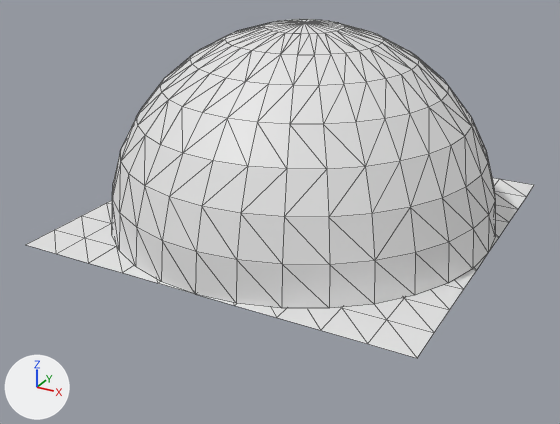
The FBX model Resources/skySphere/skySphere.fbx, before and after one commit.
Both versions are drawn from a 50 mm lens placed at (86.4, -169.4, 83.3), pointed at (-5.2, -2.8, 0.1). Every picture has the same lights, and +X, +Y and +Z are marked at lower left. Mesh edges are drawn as thin lines. Materials are left out; every surface is plain grey. Where no turn or scale is listed for an object, it has been applied to the vertices. Vertices at the same position are counted once.
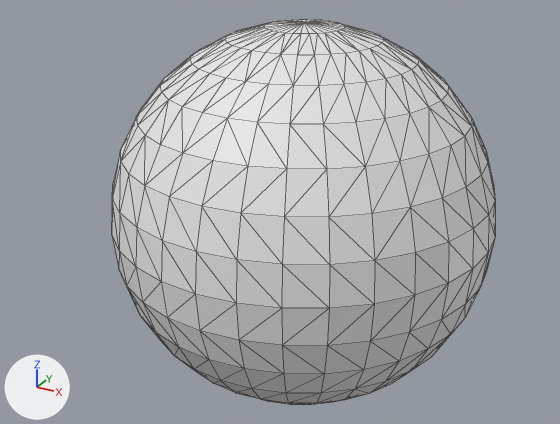
The newer file is also rescaled (x1.066) as a whole; pictures and numbers use the older file's frame.

Where the change shows, as pixel boxes (x1, y1, x2, y2) in the pictures (560 x 424 px):
'Sphere', reshaped (25% narrower, 14% taller): before (26, 19, 534, 358); after (112, 19, 495, 405)
part 1 of me_sphere, deleted: before (26, 178, 534, 358)
part 2 of me_sphere, added: after (112, 236, 495, 405)

The change, as a list of edits to the scene's bpy script:
```text
Change me_sphere:
    used by ob_sphere; location = (0.0, 0.0, 0.0)
    remove me_sphere.from_pydata(...)  # 378 vertices, 680 faces; spans x -50.0..50.0, y -50.0..50.0, z 0.0..50.0
    add me_sphere.from_pydata(...)  # 482 vertices, 960 faces; spans x -50.0..50.0, y -50.0..50.0, z -50.0..50.0
    me_sphere part 1: the loose piece of 121 vertices spanning x -50.0..50.0, y -50.0..50.0, z 0.0 is deleted
    me_sphere part 2
    225 vertices are added at x -49.0..49.0, y -49.0..49.0, z -50.0..-9.8
    480 new faces join them
```
